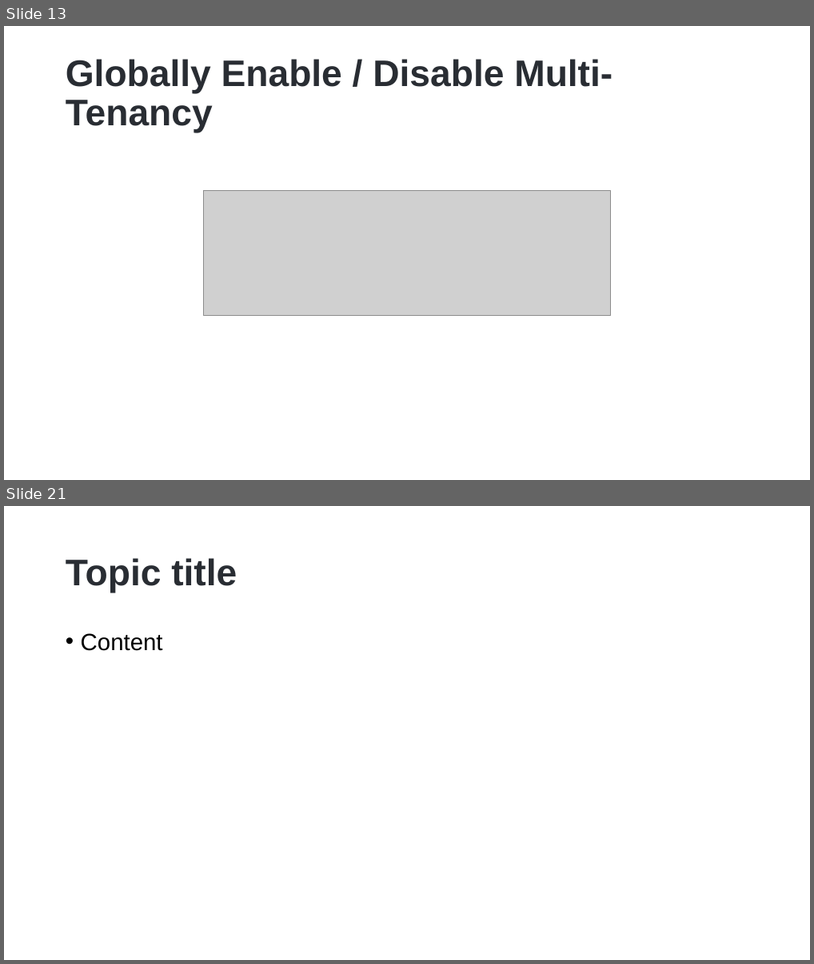
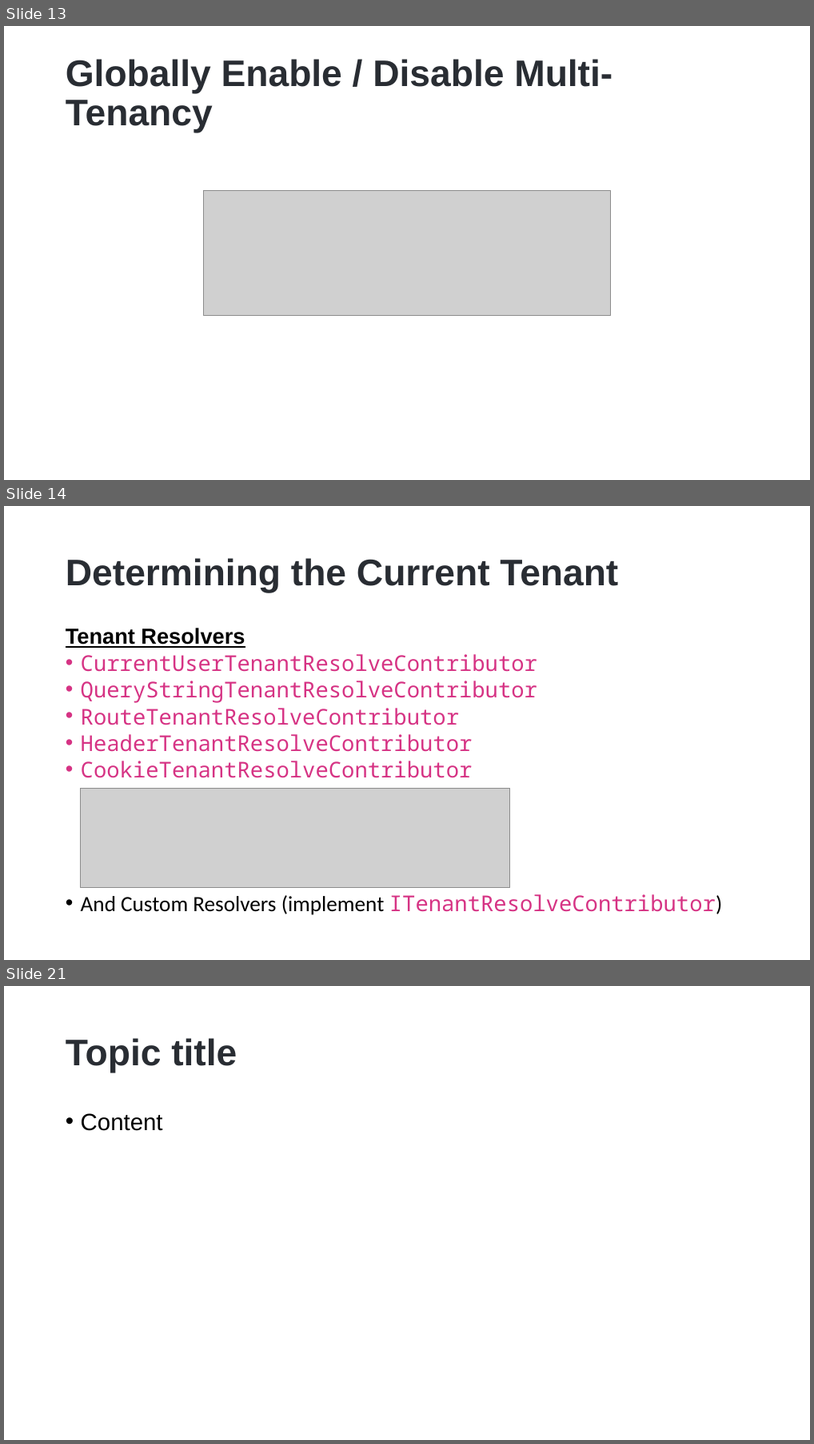
Before and after one commit to hikalkan/presentations, a slide deck: 2023-01-17 Dotnet Foundation Summit 2023/ABP Multi-Tenancy.pptx. Shown one above the other, each under a label of ours: slides 13 and 21 before the commit, slides 13, 14 and 21 after it; the slides between them are not shown. The pictures are 814x964 and 814x1444 pixels, drawn with LibreOffice and Linux fonts; fonts in the diff are those of the drawing; grey boxes stand for pictures; background and template pictures are left out. Boxes give left, top, right and bottom in pixels: in the first picture for what was removed or moved away, otherwise in the second. Text is boxed around its words. In the diff, an @@ line names an element or a change of style, - is before the commit and + after.

```diff
--- a/2023-01-17 Dotnet Foundation Summit 2023/ABP Multi-Tenancy.pptx
+++ b/2023-01-17 Dotnet Foundation Summit 2023/ABP Multi-Tenancy.pptx
@@ slide 14 added at (4, 506, 810, 960), background picture (left out) @@
@@ title added at (66, 558, 618, 593), 44 pt, text #292D33, bold @@
+Determining the Current Tenant
@@ text added at (66, 628, 722, 915), 25.9 pt, text #D63384 @@
+Tenant Resolvers
+• CurrentUserTenantResolveContributor
+• QueryStringTenantResolveContributor
+• RouteTenantResolveContributor
+• HeaderTenantResolveContributor
+• CookieTenantResolveContributor
+• And Custom Resolvers (implement ITenantResolveContributor)
@@ picture added at (80, 788, 510, 887) @@
```
Also in this commit, not shown: 1 slide changed, 5 other slides added, 6 slides removed, 1 other file.
